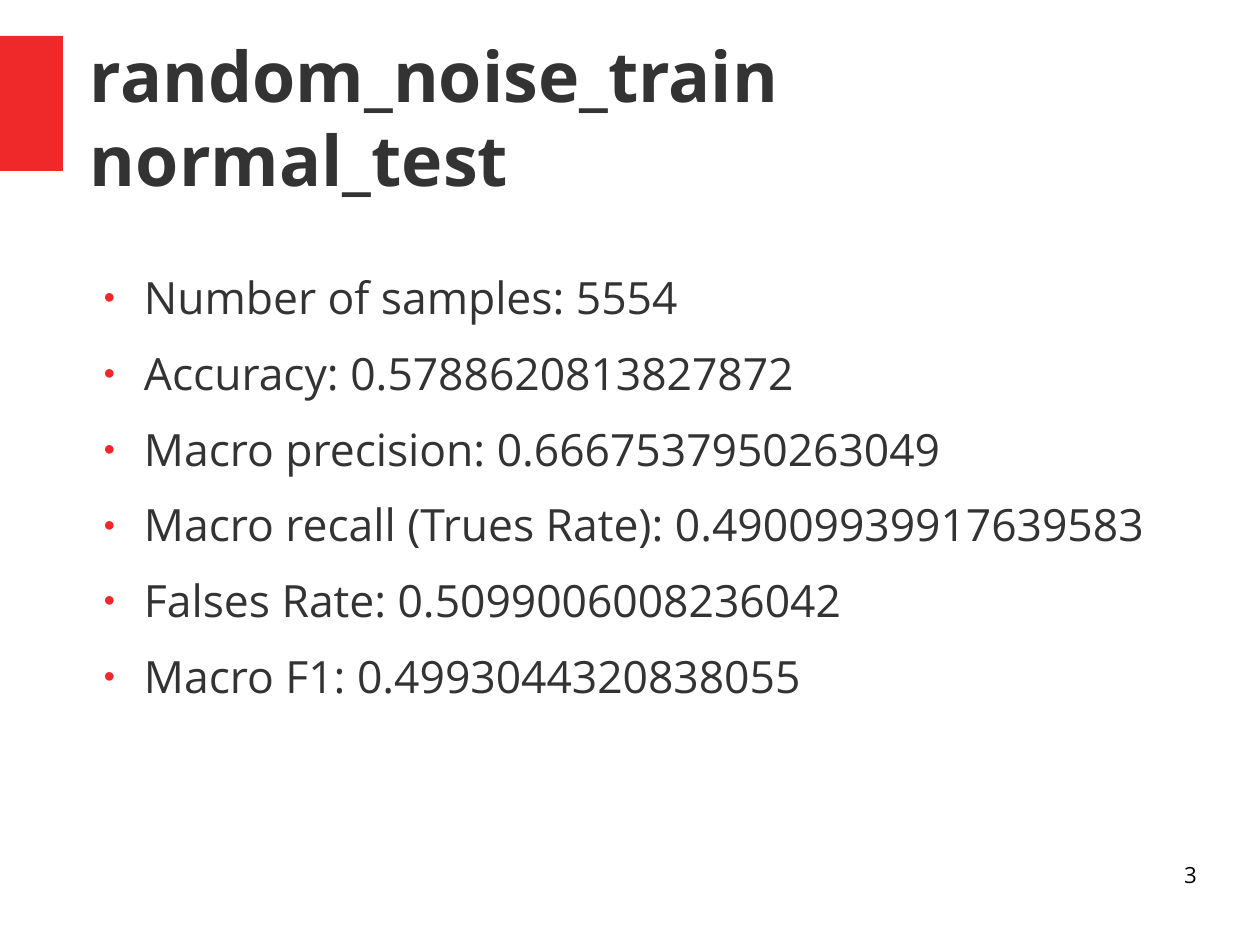
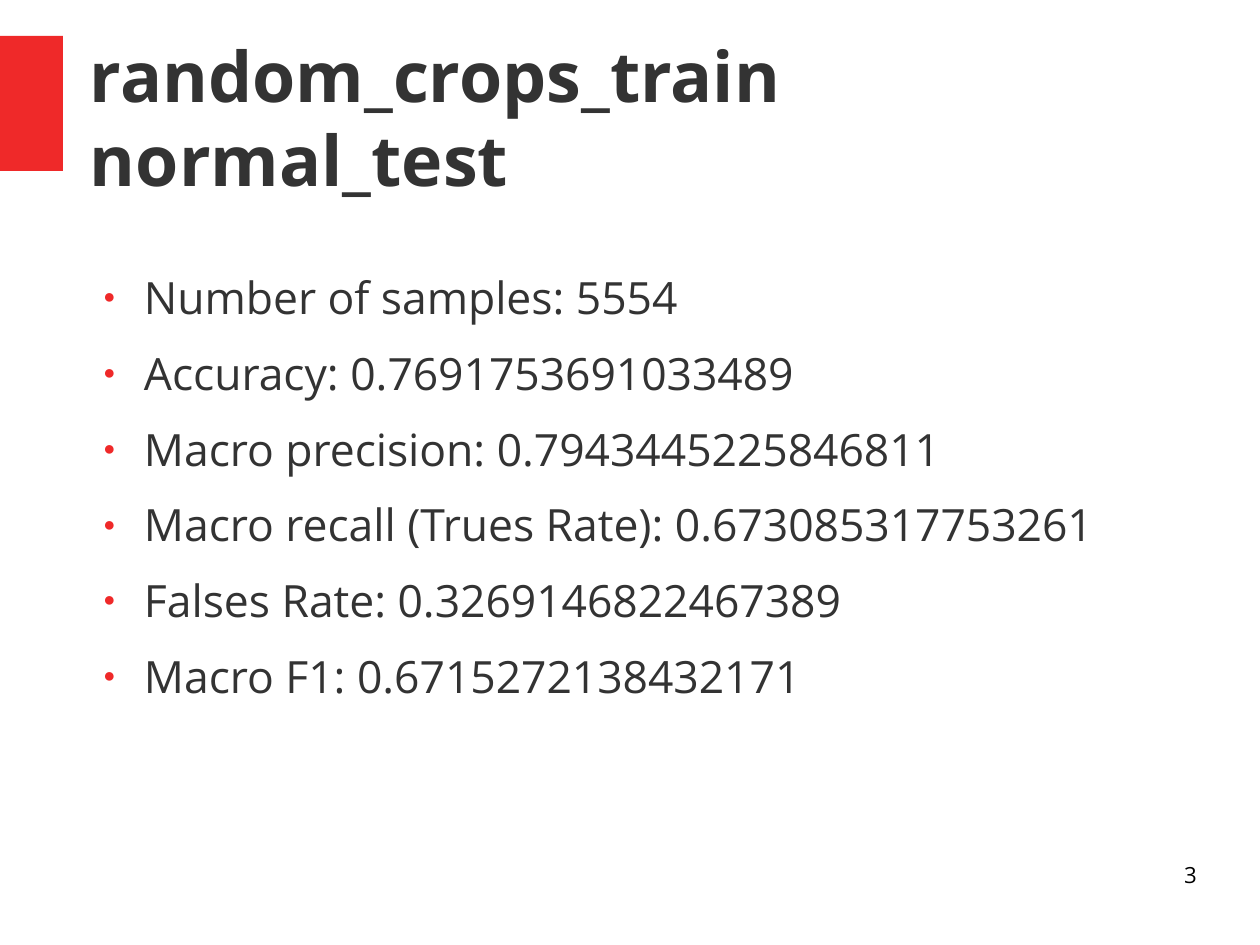
Before and after one commit to jarvis0/tomato-diseases, a slide deck: slide 3 of DL/model_evaluations/random_crops_train/random_crops_train.odp. Drawn at 1260x945 pixels with LibreOffice and Linux fonts; fonts in the diff are those of the drawing. Boxes give left, top, right and bottom in pixels: in the first picture for what was removed or moved away, otherwise in the second. Text is boxed around its words. In the diff, an @@ line names an element or a change of style, - is before the commit and + after.

Commit message:
presentation

```diff
--- a/DL/model_evaluations/random_crops_train/random_crops_train.odp
+++ b/DL/model_evaluations/random_crops_train/random_crops_train.odp
@@ title at box(90, 49, 780, 197): text changed @@
-random_noise_train
-normal_test
+random_crops_train
+normal_test
@@ text at box(144, 357, 1093, 694): text changed @@
-● Accuracy: 0.5788620813827872
-● Macro precision: 0.6667537950263049
-● Macro recall (Trues Rate): 0.49009939917639583
-● Falses Rate: 0.5099006008236042
-● Macro F1: 0.4993044320838055
+● Accuracy: 0.7691753691033489
+● Macro precision: 0.7943445225846811
+● Macro recall (Trues Rate): 0.673085317753261
+● Falses Rate: 0.3269146822467389
+● Macro F1: 0.6715272138432171
```
Also in this commit, not shown: 14 other slides changed, 34 other files.
